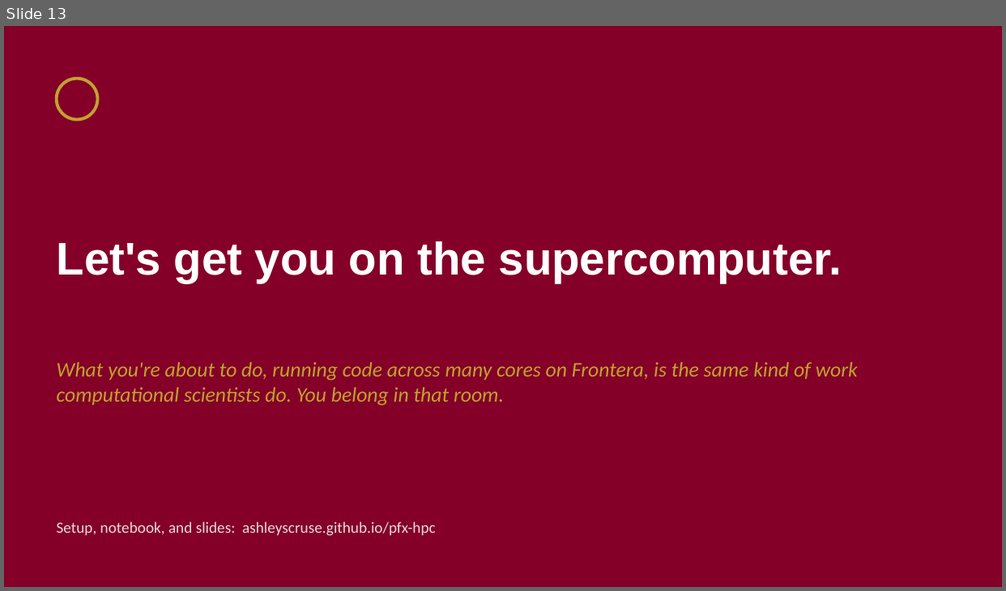
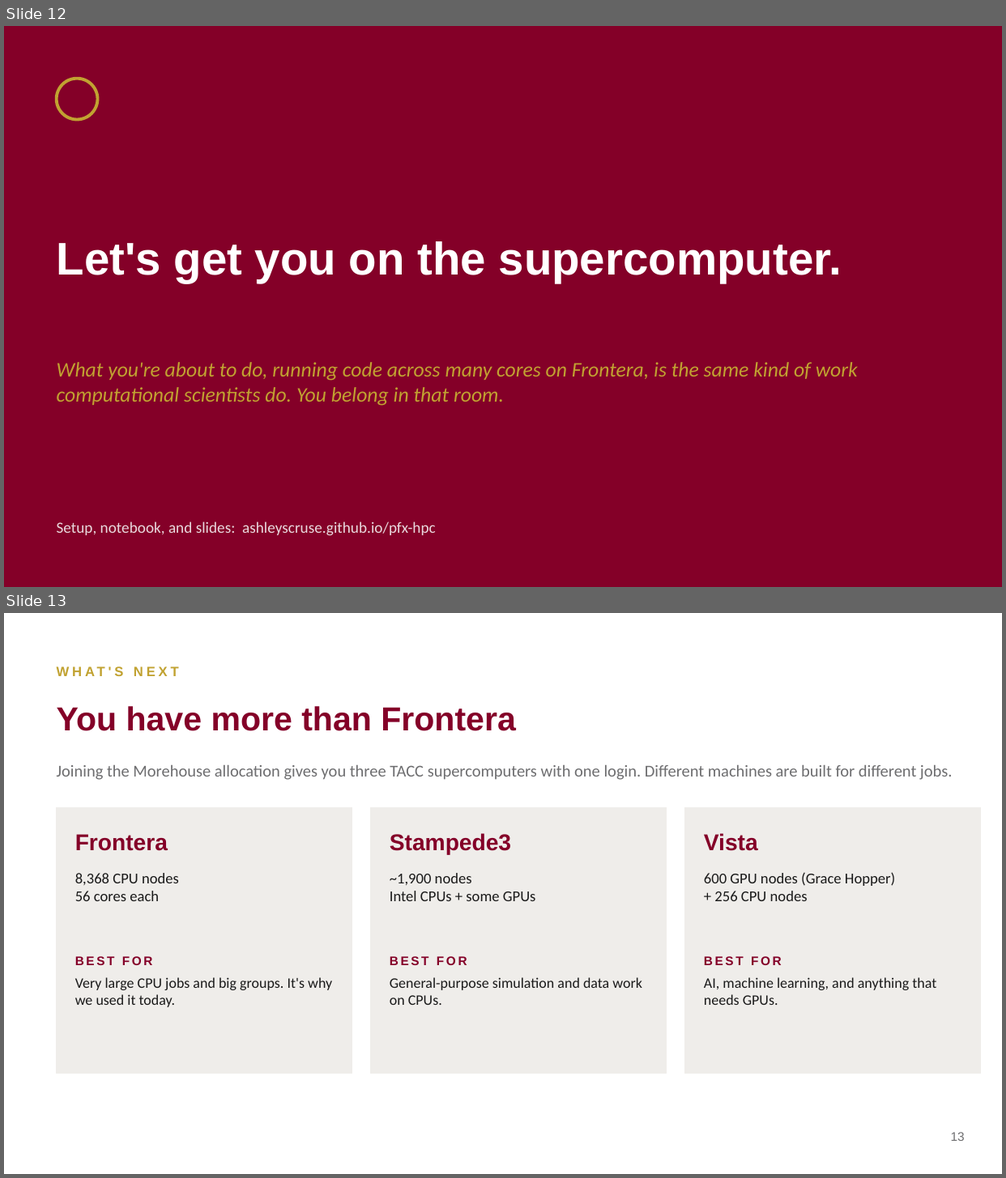
Before and after one commit to ashleyscruse/pfx-hpc, a slide deck: slides/pfx-hpc-slides.pptx. Shown one above the other, each under a label of ours: slide 13 before the commit, slides 12 and 13 after it. The pictures are 1006x591 and 1006x1178 pixels, drawn with LibreOffice and Linux fonts; fonts in the diff are those of the drawing. Boxes give left, top, right and bottom in pixels: in the first picture for what was removed or moved away, otherwise in the second. Text is boxed around its words. In the diff, an @@ line names an element or a change of style, - is before the commit and + after.

```diff
--- a/slides/pfx-hpc-slides.pptx
+++ b/slides/pfx-hpc-slides.pptx
@@ slide 13 added at <box>4,613,1002,1174</box>, background #FFFFFF @@
@@ text added at <box>114,666,123,676</box>, 13 pt, text #C1A231, bold @@
+WHAT'S NEXT
@@ text added at <box>57,706,516,731</box>, 32 pt, text #840028, bold @@
+You have more than Frontera
@@ text added at <box>57,765,952,780</box>, 16 pt, text #6E6E70 @@
+Joining the Morehouse allocation gives you three TACC supercomputers with one login. Different machines are built for different jobs.
@@ rectangle added at <box>57,807,352,1073</box>, fill #EFEDEA, outline #EFEDEA 1 pt @@
@@ rectangle added at <box>371,807,667,1073</box>, fill #EFEDEA, outline #EFEDEA 1 pt @@
@@ rectangle added at <box>685,807,981,1073</box>, fill #EFEDEA, outline #EFEDEA 1 pt @@
@@ text added at <box>75,834,168,851</box>, 22 pt, text #840028, bold @@
+Frontera
@@ text added at <box>390,833,511,855</box>, 22 pt, text #840028, bold @@
+Stampede3
@@ text added at <box>704,833,758,851</box>, 22 pt, text #840028, bold @@
+Vista
@@ text added at <box>75,873,179,901</box>, 14.5 pt, text #1A1A1A @@
+8,368 CPU nodes
+56 cores each
@@ text added at <box>390,873,536,901</box>, 14.5 pt, text #1A1A1A @@
+~1,900 nodes
+Intel CPUs + some GPUs
@@ text added at <box>704,872,895,901</box>, 14.5 pt, text #1A1A1A @@
+600 GPU nodes (Grace Hopper)
++ 256 CPU nodes
@@ text added at <box>75,956,153,965</box>, 12 pt, text #840028, bold @@
+BEST FOR
@@ text added at <box>390,956,467,965</box>, 12 pt, text #840028, bold @@
+BEST FOR
@@ text added at <box>704,956,782,965</box>, 12 pt, text #840028, bold @@
+BEST FOR
@@ text added at <box>75,977,332,1007</box>, 14 pt, text #1A1A1A @@
+Very large CPU jobs and big groups. It's why we used it today.
@@ text added at <box>390,977,642,1005</box>, 14 pt, text #1A1A1A @@
+General-purpose simulation and data work on CPUs.
@@ text added at <box>704,977,936,1005</box>, 14 pt, text #1A1A1A @@
+AI, machine learning, and anything that needs GPUs.
@@ text added at <box>951,1132,965,1141</box>, 12 pt, text #6E6E70 @@
+13
@@ what was slide 13 is now slide 12 @@
```
Also in this commit, not shown: 4 slides changed, 1 other slide added, 1 slide removed.
